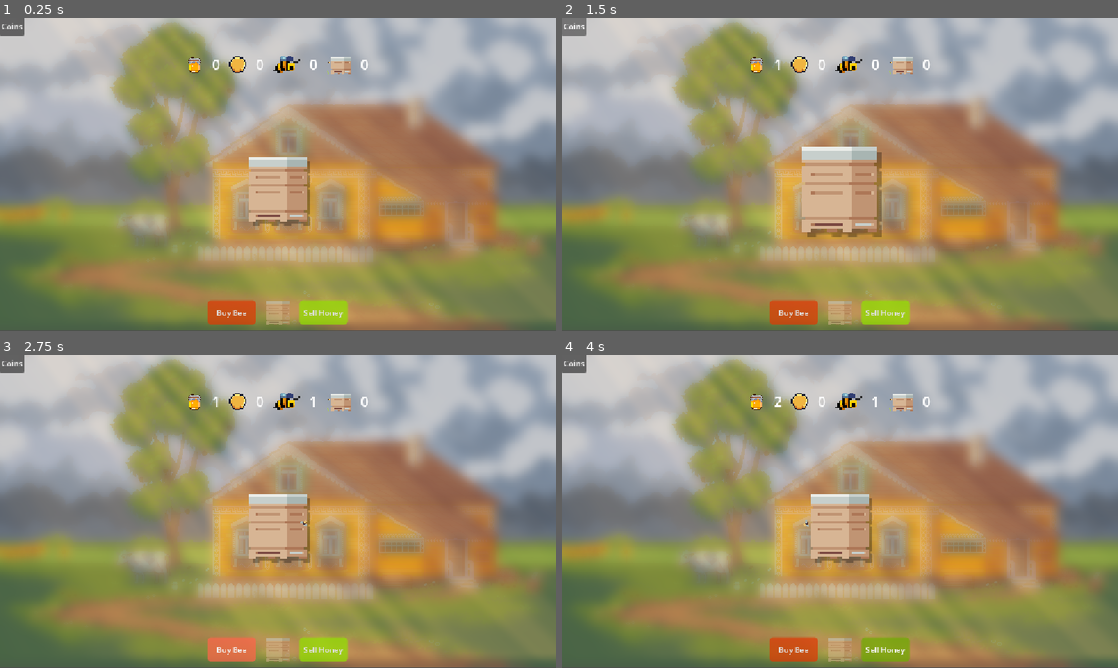
Above: before the commit, frames 1-4 (two rows, left to right).
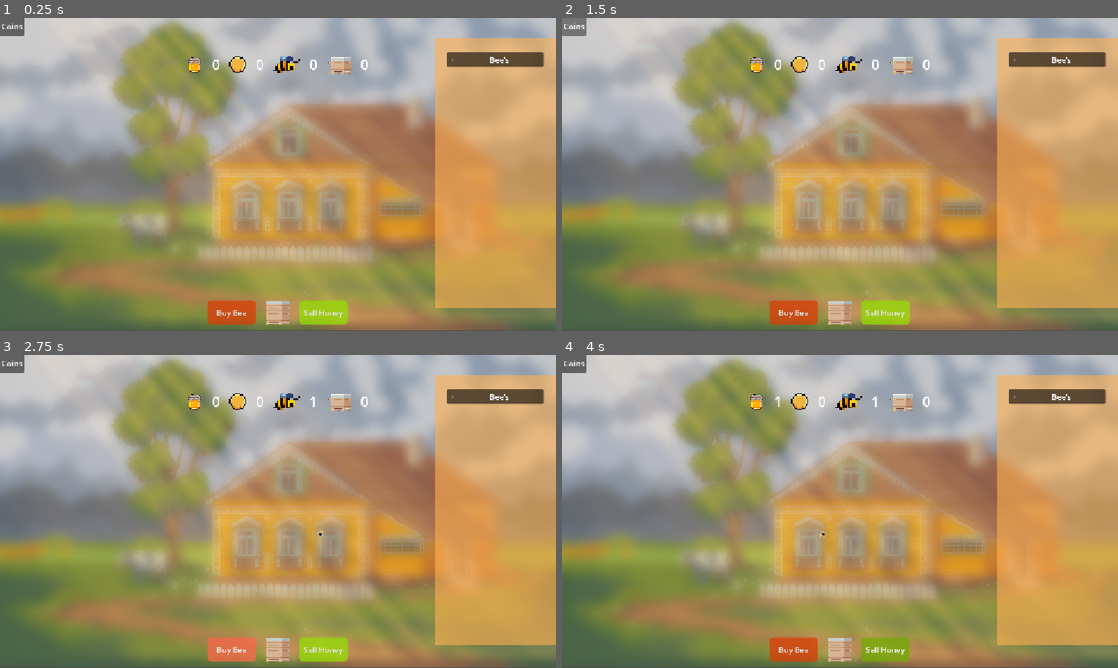
Above: after the commit, the same moments.

Repository: IceForBaking/beehiveDemo
Game: Godot game, scene res://scenes/world.tscn
The game is run twice, just before and just after one commit, with the same random seed, the same clock (stepped at 60 frames per second) and the same inputs.
Inputs (mouse positions are in pixels of both pictures, inside the frame that each line leads up to; where the layout moved, square brackets give the same spot in the first picture):
- Up to frame 1 (0.25 s): no input
- Up to frame 2 (1.5 s): click (840, 190) at 0.52 s; click "Coins" at 1.25 s
- Up to frame 3 (2.75 s): click "Buy Bee" at 2 s
- Up to frame 4 (4 s): click (884, 533) [867, 524] at 2.75 s; click "Sell Honey" at 3.5 s

The runs differ from the first frame. In frame 1, 21% of the frame differs, in the area x 44-100%, y 6-98%; in frame 2, 23%, in the area x 38-100%, y 6-98%; in frame 3, 21%; in frame 4, 21%.

Commit message:
fix beehive counter

Diff:
--- a/globals/Globals.gd
+++ b/globals/Globals.gd
@@ -13,7 +13,7 @@
 var bee_speed := randf_range(1.2, 2.0)
 var min_bee_speed := 0.0
 
-var beehive := 1
+var beehive := 0
 var max_beehive := 5
 
 var is_dragging = false
--- a/scenes/beehive_container.gd
+++ b/scenes/beehive_container.gd
@@ -13,7 +13,11 @@
 	get_parent().add_child(bee)
 
 func _on_shop_beehive_beehive_spawn() -> void:
-	if Globals.beehive != Globals.max_beehive:
+	if Globals.beehive == 0:
+		var beehive = beehive_scene.instantiate()
+		add_child(beehive)
+		Globals.beehive_update(beehive_update)
+	elif Globals.beehive != Globals.max_beehive:
 		var beehive = beehive_scene.instantiate()
 		add_child(beehive)
 		Globals.beehive_update(beehive_update)
--- a/scenes/shop_beehive.gd
+++ b/scenes/shop_beehive.gd
@@ -23,7 +23,7 @@
 		BUY_STATE.ACTIVE:
 			modulate = Color("ffffff")
 
-	if Globals.current_bee >= Globals.max_bee and Globals.beehive < Globals.max_beehive:
+	if (Globals.current_bee >= Globals.max_bee and Globals.beehive < Globals.max_beehive) or Globals.beehive == 0:
 		current_state = BUY_STATE.ACTIVE
 	else:
 		current_state = BUY_STATE.NOT_ACTIVE
@@ -50,7 +50,7 @@
 
 func _on_gui_input(event: InputEvent) -> void:
 
-	if is_used == true and Globals.current_bee >= Globals.max_bee and Globals.beehive != Globals.max_beehive:
+	if (is_used == true and Globals.current_bee >= Globals.max_bee and Globals.beehive != Globals.max_beehive)  or Globals.beehive == 0:
 
 		if event is InputEventMouseButton:
 
--- a/scenes/world.tscn
+++ b/scenes/world.tscn
@@ -4,7 +4,6 @@
 [ext_resource type="Texture2D" uid="uid://cgge7st5oil4b" path="res://assets/Free-Summer-Pixel-Art-Backgrounds/PNG/summer 1/Summer1.png" id="1_rwgxs"]
 [ext_resource type="Script" uid="uid://unknmv8y6hr5" path="res://scenes/hud.gd" id="1_w7kh3"]
 [ext_resource type="Shader" uid="uid://nbldgwpxnhy" path="res://shaders/blur.gdshader" id="2_4wyf3"]
-[ext_resource type="PackedScene" uid="uid://by5jamv1ubi0f" path="res://scenes/beehive.tscn" id="3_4wyf3"]
 [ext_resource type="Script" uid="uid://cu4gufuqng1i3" path="res://scenes/place_container.gd" id="3_71j4m"]
 [ext_resource type="Texture2D" uid="uid://cmsrmq5jvh68w" path="res://assets/Honey.png" id="4_k0juu"]
 [ext_resource type="Shader" uid="uid://6swh23rp1jv0" path="res://shaders/light.gdshader" id="4_o8fc1"]
@@ -14,7 +13,9 @@
 [ext_resource type="Texture2D" uid="uid://1pboqukeka4e" path="res://assets/beekeepin-set-transparent.png" id="10_jhx03"]
 [ext_resource type="Texture2D" uid="uid://c6messjshhgb6" path="res://assets/beeicon3.png" id="10_o8fc1"]
 [ext_resource type="Script" uid="uid://b54m5lxgscwub" path="res://scenes/beehive_shop.gd" id="10_q5onr"]
+[ext_resource type="Texture2D" uid="uid://dxwrmm50c1413" path="res://assets/Bee.png" id="14_dss4m"]
 [ext_resource type="AudioStream" uid="uid://dhdqevs8jjabn" path="res://sounds/Spring Break.wav" id="14_o8fc1"]
+[ext_resource type="Texture2D" uid="uid://8e7jj81knjnl" path="res://assets/Bee3.png" id="15_7t5mc"]
 [ext_resource type="Script" uid="uid://b7xa0xdyk43f4" path="res://scenes/dev_coins_button.gd" id="15_dss4m"]
 
 [sub_resource type="ShaderMaterial" id="ShaderMaterial_k0juu"]
@@ -95,6 +96,10 @@
 
 [sub_resource type="StyleBoxEmpty" id="StyleBoxEmpty_w7kh3"]
 
+[sub_resource type="AtlasTexture" id="AtlasTexture_xo05s"]
+atlas = ExtResource("10_jhx03")
+region = Rect2(180, 105, 10, 15)
+
 [node name="World" type="Node2D" unique_id=1935006409]
 script = ExtResource("1_jhx03")
 
@@ -168,9 +173,6 @@
 size_flags_vertical = 4
 theme_override_constants/separation = 25
 script = ExtResource("5_4mrxx")
-
-[node name="Beehive2" parent="HUD/BeehiveUI/BeehiveContainer" unique_id=619400302 instance=ExtResource("3_4wyf3")]
-layout_mode = 2
 
 [node name="SpawnPoint" type="Marker2D" parent="HUD/BeehiveUI/BeehiveContainer" unique_id=1293196921]
 unique_name_in_owner = true
@@ -288,7 +290,6 @@
 text = "Sell Honey"
 
 [node name="HoneyShop" type="HBoxContainer" parent="HUD" unique_id=1887843471]
-visible = false
 anchors_preset = 6
 anchor_left = 1.0
 anchor_top = 0.5
@@ -308,6 +309,7 @@
 color = Color(1, 0.6862745, 0.30980393, 0.60784316)
 
 [node name="VBoxContainer" type="VBoxContainer" parent="HUD/HoneyShop/ColorRect" unique_id=1241119203]
+custom_minimum_size = Vector2(200, 500)
 layout_mode = 1
 anchors_preset = 8
 anchor_left = 0.5
@@ -323,20 +325,44 @@
 size_flags_horizontal = 4
 size_flags_vertical = 4
 
-[node name="Button" type="Button" parent="HUD/HoneyShop/ColorRect/VBoxContainer" unique_id=361759688]
-custom_minimum_size = Vector2(200, 50)
-layout_mode = 2
-text = "Buy Honey Extractor"
-
-[node name="Button2" type="Button" parent="HUD/HoneyShop/ColorRect/VBoxContainer" unique_id=1799131785]
-custom_minimum_size = Vector2(200, 50)
-layout_mode = 2
-text = "Buy Next Bee Level"
-
-[node name="Button3" type="Button" parent="HUD/HoneyShop/ColorRect/VBoxContainer" unique_id=1749970179]
-custom_minimum_size = Vector2(200, 50)
-layout_mode = 2
-text = "Buy New Apiary"
+[node name="HBoxContainer" type="HBoxContainer" parent="HUD/HoneyShop/ColorRect/VBoxContainer" unique_id=1122914342]
+visible = false
+layout_mode = 2
+
+[node name="BeeTexture" type="TextureRect" parent="HUD/HoneyShop/ColorRect/VBoxContainer/HBoxContainer" unique_id=1067600265]
+custom_minimum_size = Vector2(54.3, 20)
+layout_mode = 2
+size_flags_horizontal = 4
+size_flags_vertical = 4
+texture = SubResource("AtlasTexture_xo05s")
+expand_mode = 1
+stretch_mode = 5
+
+[node name="BeeCounterLabel" type="Label" parent="HUD/HoneyShop/ColorRect/VBoxContainer/HBoxContainer" unique_id=265876122]
+custom_minimum_size = Vector2(54.3, 36.39)
+layout_mode = 2
+theme_override_font_sizes/font_size = 20
+text = "0"
+vertical_alignment = 1
+
+[node name="FoldableContainer" type="FoldableContainer" parent="HUD/HoneyShop/ColorRect/VBoxContainer" unique_id=1465049110]
+layout_mode = 2
+folded = true
+title = "Bee's"
+title_alignment = 1
+
+[node name="MenuButton" type="MenuButton" parent="HUD/HoneyShop/ColorRect/VBoxContainer/FoldableContainer" unique_id=406894610]
+visible = false
+layout_mode = 2
+text = "Bee's"
+flat = false
+item_count = 2
+popup/item_0/text = "0"
+popup/item_0/icon = ExtResource("15_7t5mc")
+popup/item_0/id = 1
+popup/item_1/text = "0"
+popup/item_1/icon = ExtResource("14_dss4m")
+popup/item_1/id = 2
 
 [node name="DevCont" type="HBoxContainer" parent="HUD" unique_id=1579806017]
 offset_right = 40.0
